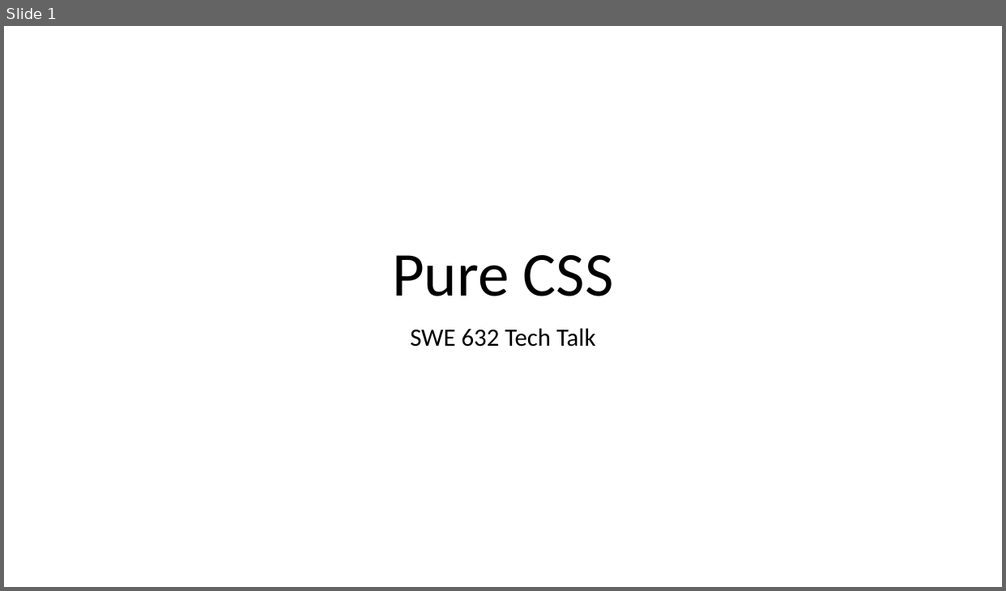
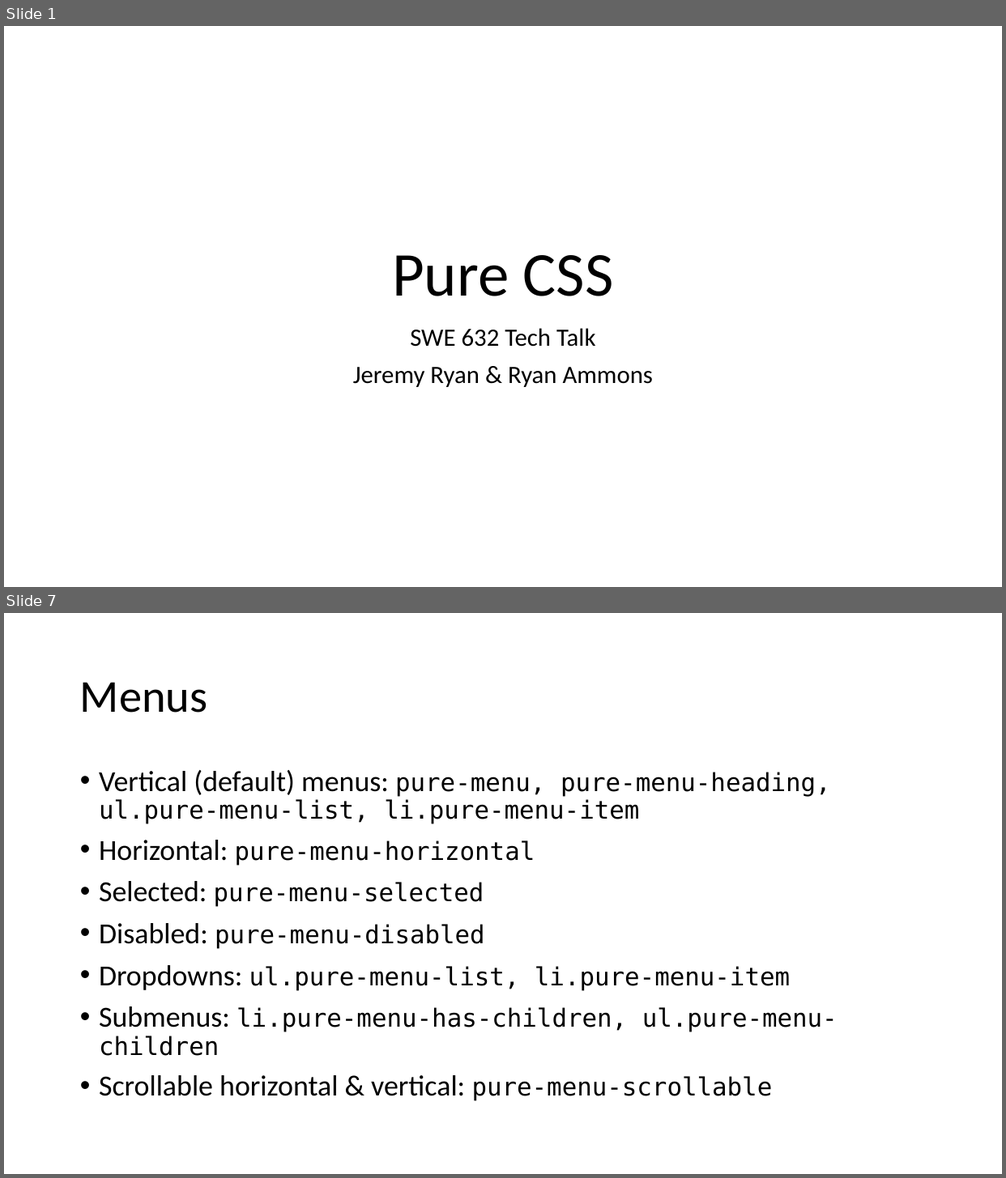
Before and after one commit to jeremyryan/swe_632_tech_talk, a slide deck: SWE_632_Tech_Talk.pptx. Shown one above the other, each under a label of ours: slide 1 before the commit, slides 1 and 7 after it; the slides between them are not shown. The pictures are 1006x591 and 1006x1178 pixels, drawn with LibreOffice and Linux fonts; fonts in the diff are those of the drawing. Boxes give left, top, right and bottom in pixels: in the first picture for what was removed or moved away, otherwise in the second. Text is boxed around its words. In the diff, an @@ line names an element or a change of style, - is before the commit and + after.

```diff
--- a/SWE_632_Tech_Talk.pptx
+++ b/SWE_632_Tech_Talk.pptx
@@ slide 7 added at box(4, 613, 1002, 1174), background #FFFFFF @@
@@ title added at box(80, 682, 208, 713), 44 pt, text #000000 @@
+Menus
@@ text added at box(99, 770, 837, 1101), 24 pt, text #000000 @@
+• Vertical (default) menus: pure-menu, pure-menu-heading, ul.pure-menu-list, li.pure-menu-item
+• Horizontal: pure-menu-horizontal
+• Selected: pure-menu-selected
+• Disabled: pure-menu-disabled
+• Dropdowns: ul.pure-menu-list, li.pure-menu-item
+• Submenus: li.pure-menu-has-children, ul.pure-menu-children
+• Scrollable horizontal & vertical: pure-menu-scrollable
@@ slide 1 changed as well @@
@@ subtitle at box(353, 367, 653, 387): paragraph added @@
+Jeremy Ryan & Ryan Ammons
```
Also in this commit, not shown: 3 other slides changed, 5 other slides added, 6 slides removed.
